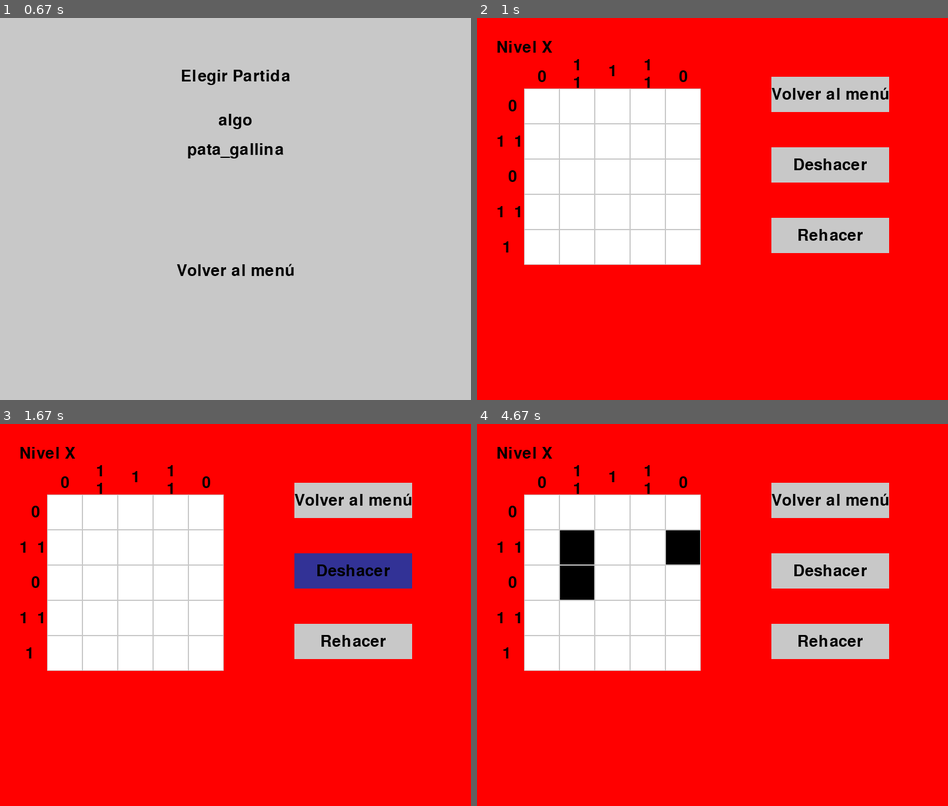
Above: before the commit, frames 1-4 (two rows, left to right).
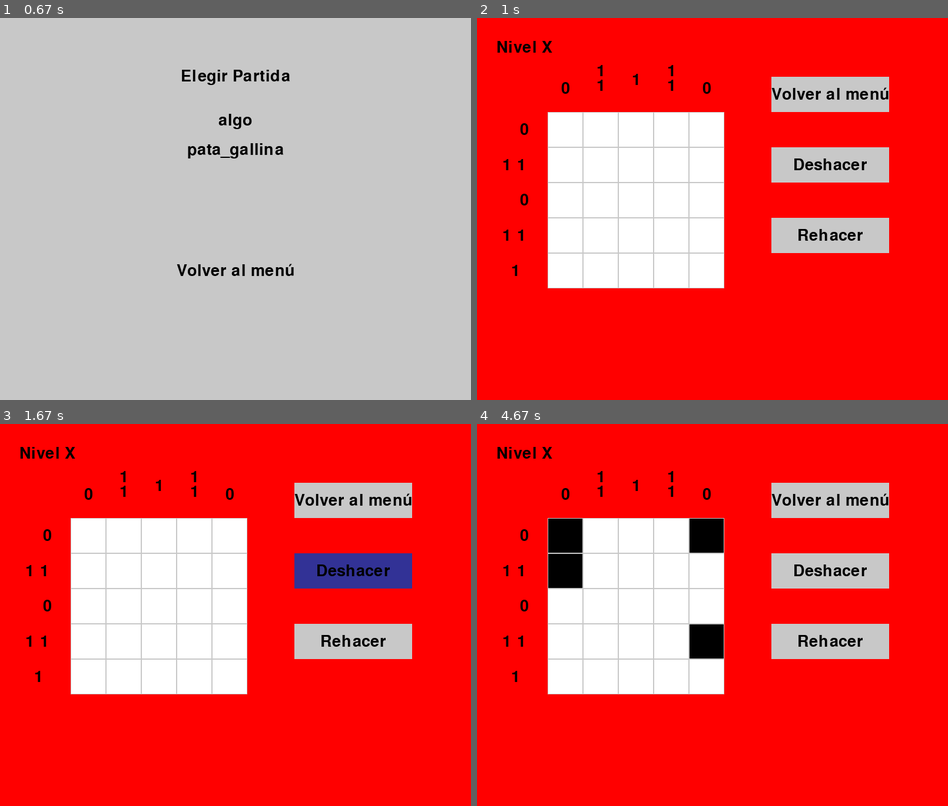
Above: after the commit, the same moments.

Repository: Diego-ipt/Pygame_nonograma
Game: pygame game, started from inicio.py
Same seed, same stepped clock (60 frames per second), same inputs: the game is played once before the commit and once after it.
Inputs (mouse positions are in pixels of both pictures, inside the frame that each line leads up to):
- Up to frame 1 (0.67 s): click (216, 224) at 0.43 s
- Up to frame 2 (1 s): click "algo" at 0.72 s
- Up to frame 3 (1.67 s): click (89, 557) at 1.08 s; click "Deshacer" at 1.45 s
- Up to frame 4 (4.67 s): click (721, 485) at 1.83 s; click (717, 657) at 2.23 s; click (698, 550) at 2.63 s; move the mouse to (646, 534) at 2.9 s; click (646, 534) at 3.03 s; move the mouse to (834, 580) at 3.3 s; click (834, 580) at 3.43 s; click (858, 607) at 3.83 s; click (561, 565) at 4.23 s; click (575, 542) at 4.63 s

Frame 1 is identical in both runs. In frame 2, 11% of the frame differs, in the area x 4-53%, y 10-71%; in frame 3, 11%; in frame 4, 13%.

Commit message:
Los numeros del tablero se muestran mas lejos para evitar que no se muestren bien, cambiados algunos imports para optimizar levemente

Diff:
--- a/nonograma_core/JuegoNonograma.py
+++ b/nonograma_core/JuegoNonograma.py
@@ -1,12 +1,13 @@
 import sys
 import pygame
 
-from nonograma_core.Ventanas.VentanaMenuPrincipal import *
-from nonograma_core.Ventanas.VentanaElegirPartida import *
-from nonograma_core.Ventanas.VentanaCrearNonograma import *
-from nonograma_core.Ventanas.VentanaNonogramaGame import *
-from nonograma_core.Ventanas.VentanaVictoria import *
-from nonograma_core.Elementos_graficos.AssetManager import *
+from nonograma_core.Ventanas.VentanaMenuPrincipal import VentanaMenuPrincipal
+from nonograma_core.Ventanas.VentanaElegirPartida import VentanaElegirPartida
+from nonograma_core.Ventanas.VentanaCrearNonograma import VentanaCrearNonograma
+from nonograma_core.Ventanas.VentanaNonogramaGame import VentanaNonogramaGame
+from nonograma_core.Ventanas.VentanaVictoria import VentanaVictoria
+from nonograma_core.Elementos_graficos.AssetManager import AssetManager
+from nonograma_core.Elementos_graficos.elementos_menus import *
 
 
 
--- a/nonograma_core/Ventanas/VentanaNonogramaGame.py
+++ b/nonograma_core/Ventanas/VentanaNonogramaGame.py
@@ -5,7 +5,7 @@
 from nonograma_core.Logica.tablero_nonograma import *
 from nonograma_core.Logica.nonograma_numeros import *
 from nonograma_core.Ventanas.VentanaBase import *
-from nonograma_core.Elementos_graficos.AssetManager import *
+from nonograma_core.Elementos_graficos.AssetManager import AssetManager
 
 
 class VentanaNonogramaGame(VentanaBase):
@@ -23,7 +23,7 @@
         mostrar_texto("Nivel X", fuente, NEGRO, pantalla, 80, 50)
 
         filas, columnas = procesar_matriz(self.game.board.matriz_solucion)
-        game_position = (80, 120)
+        game_position = (120, 160)
 
         tamano_celda = self.game.getCellSize()
         offset_x = game_position[0]
@@ -35,22 +35,24 @@
         for i, fila in enumerate(filas):
             if not fila:
                 mostrar_texto("0", fuente, NEGRO, pantalla,
-                              offset_x - 20,
+                              offset_x - 40,
                               offset_y + i * tamano_celda + tamano_celda // 2)
             else:
                 for k, num in enumerate(fila):
                     mostrar_texto(str(num), fuente, NEGRO, pantalla,
-                                  offset_x - 20 - len(fila) * 10 + k * 30,
+                                  offset_x - 40 - len(fila) * 15 + k * 25,
                                   offset_y + i * tamano_celda + tamano_celda // 2)
 
         for j, columna in enumerate(columnas):
             if not columna:  # Si no hay bloques, muestra 0
-                mostrar_texto("0", fuente, NEGRO, pantalla, offset_x + j * tamano_celda + tamano_celda // 2, offset_y - 20)
+                mostrar_texto("0", fuente, NEGRO, pantalla,
+                              offset_x + j * tamano_celda + tamano_celda // 2,
+                              offset_y - 40)
             else:
                 for k, num in enumerate(columna):
                     mostrar_texto(str(num), fuente, NEGRO, pantalla,
                                   offset_x + j * tamano_celda + tamano_celda // 2,
-                                  offset_y - 20 - len(columna) * 10 + k * 30)
+                                  offset_y - 40 - len(columna) * 15 + k * 25)
 
         boton("Volver al menú", 500, 100, 200, 60, GRIS, AZUL_OSCURO, pantalla,
               lambda: self.cambiar_ventana('menu_principal'))
